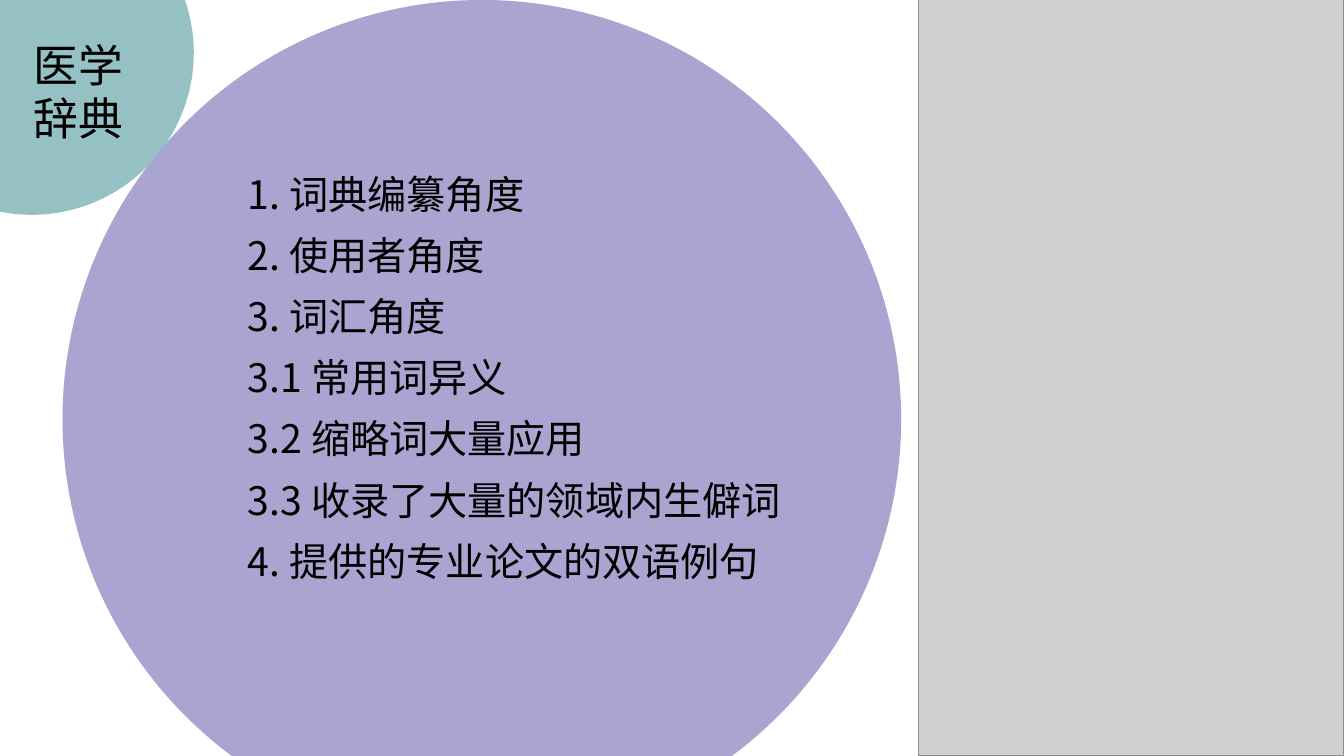
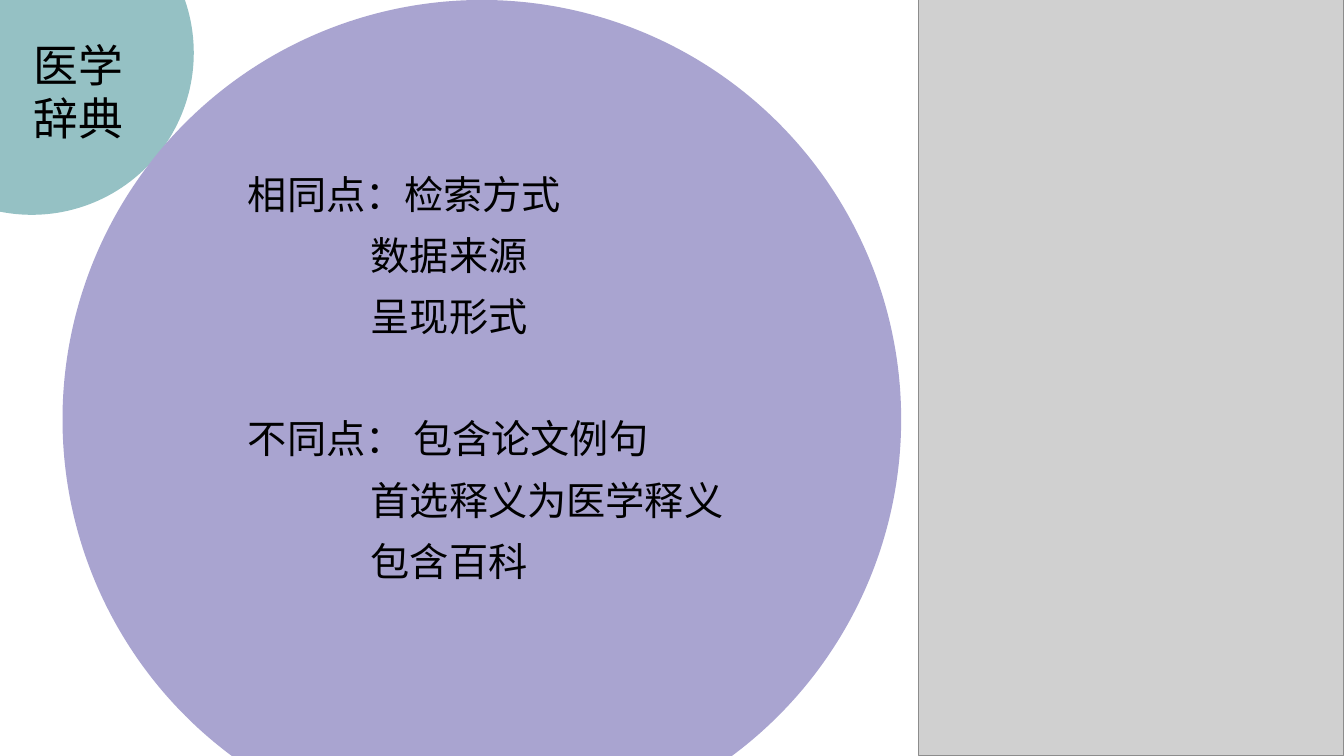
Before and after one commit to peijiawen98/TLK_1107, a slide deck: slide 6 of 电子词典需求分析.pptx. Drawn at 1344x756 pixels with LibreOffice and Linux fonts; fonts in the diff are those of the drawing; grey boxes stand for pictures. Boxes give left, top, right and bottom in pixels: in the first picture for what was removed or moved away, otherwise in the second. Text is boxed around its words. In the diff, an @@ line names an element or a change of style, - is before the commit and + after.

```diff
--- a/电子词典需求分析.pptx
+++ b/电子词典需求分析.pptx
@@ text at (x1=248, y1=176, x2=723, y2=579): text changed @@
-1. 词典编纂角度
-2. 使用者角度
-3. 词汇角度
-3.1 常用词异义
-3.2 缩略词大量应用
-3.3 收录了大量的领域内生僻词
-4. 提供的专业论文的双语例句
+相同点：检索方式
+数据来源
+呈现形式
+不同点： 包含论文例句
+首选释义为医学释义
+包含百科
```
